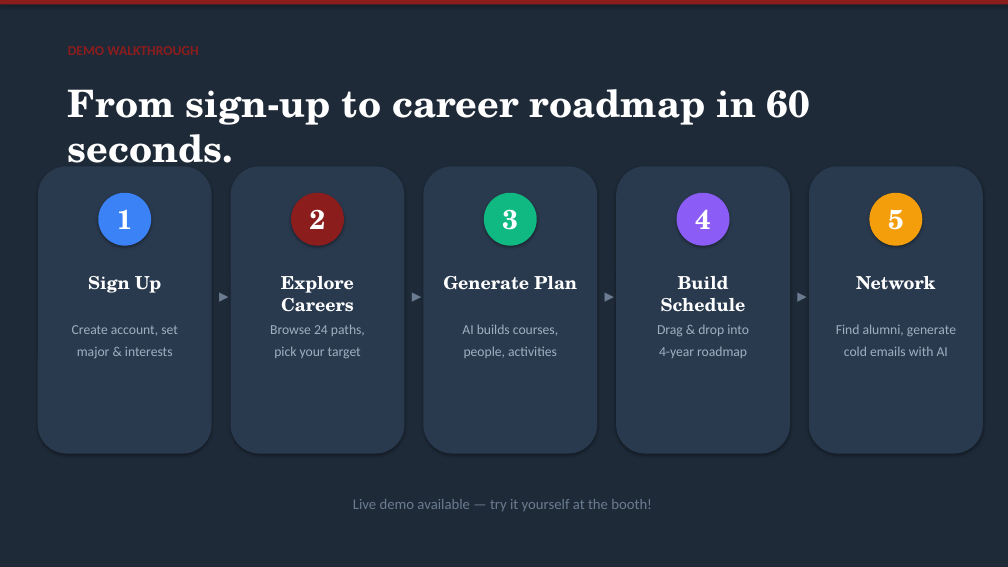
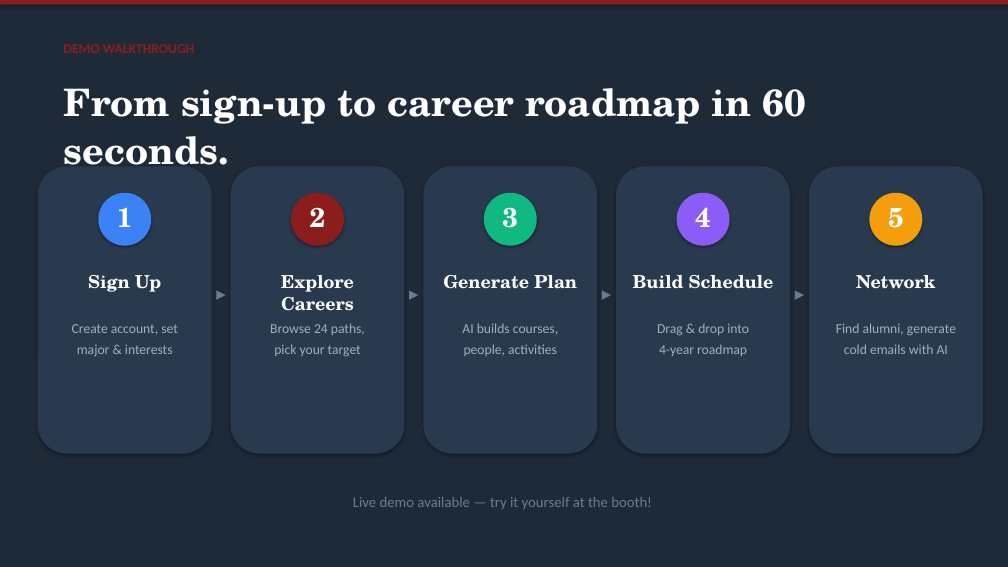
Before and after one commit to Hades-c/MakeItSo, a slide deck: slide 9 of MakeItSo_Pitch_Deck.pptx. Drawn at 1008x567 pixels with LibreOffice and Linux fonts; fonts in the diff are those of the drawing. Boxes give left, top, right and bottom in pixels: in the first picture for what was removed or moved away, otherwise in the second. Text is boxed around its words. In the diff, an @@ line names an element or a change of style, - is before the commit and + after.

```diff
--- a/MakeItSo_Pitch_Deck.pptx
+++ b/MakeItSo_Pitch_Deck.pptx
@@ text "DEMO WALKTHROUGH" at (x1=63, y1=44, x2=194, y2=53): line spacing 1 to 16pt @@
@@ text "From sign-up to career roadmap ..." at (x1=63, y1=88, x2=806, y2=165): line spacing 1 to 45pt @@
@@ line spacing 1 to 32pt in 5 elements at (x1=117, y1=207, x2=133, y2=227), (x1=310, y1=207, x2=326, y2=227), (x1=502, y1=207, x2=518, y2=228), (x1=695, y1=207, x2=711, y2=227), (x1=888, y1=207, x2=904, y2=228) @@
@@ text "Build Schedule" at (x1=633, y1=275, x2=774, y2=289): line spacing 1 to 21pt @@
@@ line spacing 1 to 22pt in 4 elements at (x1=212, y1=280, x2=231, y2=310), (x1=405, y1=280, x2=423, y2=310), (x1=597, y1=280, x2=616, y2=310), (x1=790, y1=280, x2=809, y2=310) @@
@@ line spacing 1 to 16pt; less space between paragraphs in 5 elements at (x1=72, y1=324, x2=178, y2=356), (x1=270, y1=323, x2=365, y2=356), (x1=462, y1=323, x2=558, y2=356), (x1=657, y1=324, x2=749, y2=356), (x1=836, y1=323, x2=956, y2=354) @@
@@ text "Live demo available — try ..." at (x1=353, y1=497, x2=652, y2=509): line spacing 1 to 17pt @@
```
Also in this commit, not shown: 10 other slides changed, 1 other file.
